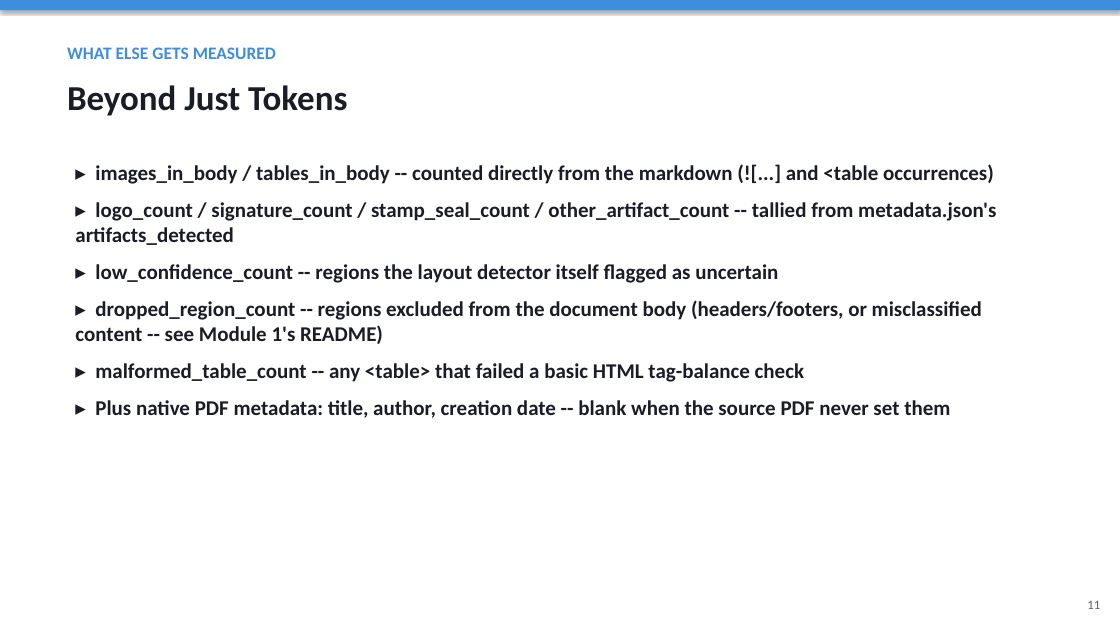
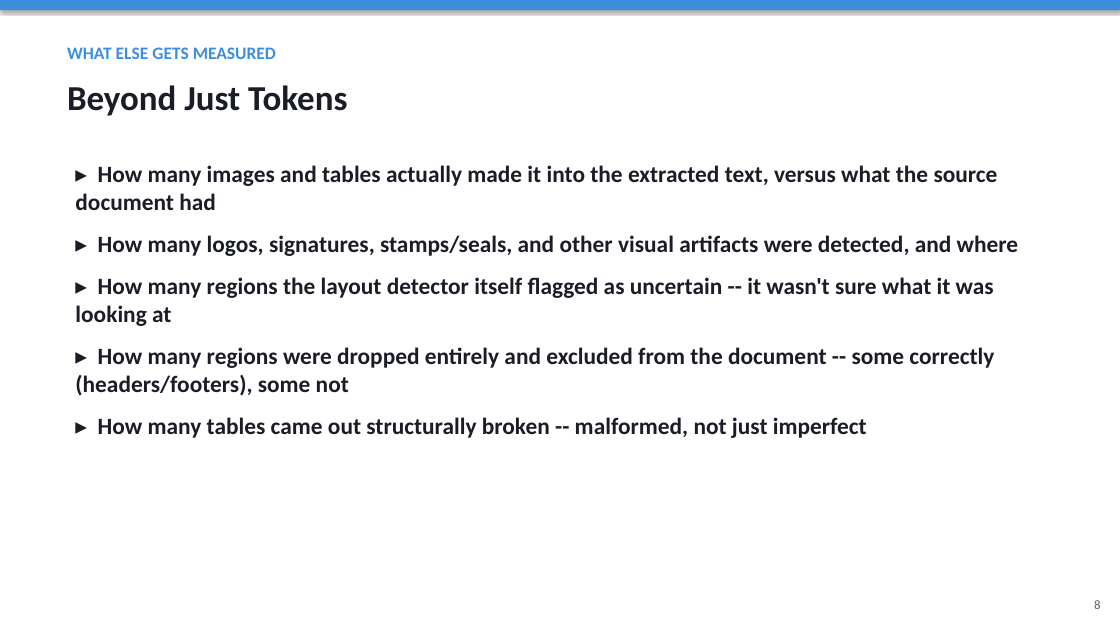
Before and after one commit to HITTESH2003/TRAINING, a slide deck: slide 8 of 2. ANALYSIS/Analysis_Module_Overview.pptx (slide 11 before the commit). Drawn at 1120x630 pixels with LibreOffice and Linux fonts; fonts in the diff are those of the drawing. Boxes give left, top, right and bottom in pixels: in the first picture for what was removed or moved away, otherwise in the second. Text is boxed around its words. In the diff, an @@ line names an element or a change of style, - is before the commit and + after.

```diff
--- a/2. ANALYSIS/Analysis_Module_Overview.pptx
+++ b/2. ANALYSIS/Analysis_Module_Overview.pptx
@@ text at box(75, 165, 1019, 438): text changed; size 18 to 20 pt @@
-▸ images_in_body / tables_in_body -- counted directly from the markdown (![...] and <table occurrences)
-▸ logo_count / signature_count / stamp_seal_count / other_artifact_count -- tallied from metadata.json's artifacts_detected
-▸ low_confidence_count -- regions the layout detector itself flagged as uncertain
-▸ dropped_region_count -- regions excluded from the document body (headers/footers, or misclassified content -- see Module 1's README)
-▸ malformed_table_count -- any <table> that failed a basic HTML tag-balance check
-▸ Plus native PDF metadata: title, author, creation date -- blank when the source PDF never set them
+▸ How many images and tables actually made it into the extracted text, versus what the source document had
+▸ How many logos, signatures, stamps/seals, and other visual artifacts were detected, and where
+▸ How many regions the layout detector itself flagged as uncertain -- it wasn't sure what it was looking at
+▸ How many regions were dropped entirely and excluded from the document -- some correctly (headers/footers), some not
+▸ How many tables came out structurally broken -- malformed, not just imperfect
@@ text at box(1094, 600, 1100, 609): text changed @@
-11
+8
```
Also in this commit, not shown: 9 other slides changed, 1 slide added, 5 slides removed, 1 other file.
